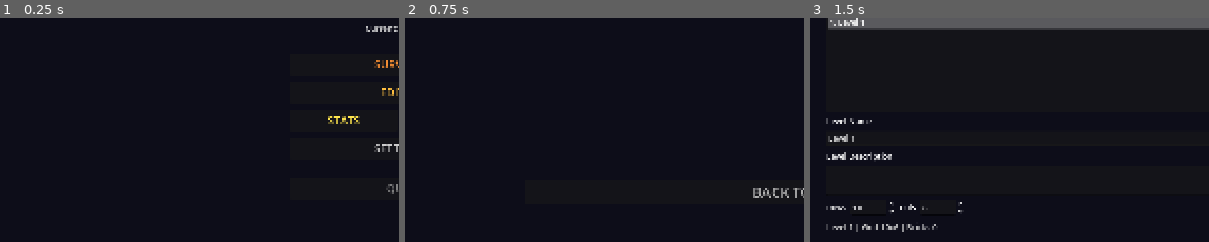
Above: before the commit, frames 1-3 (left to right).
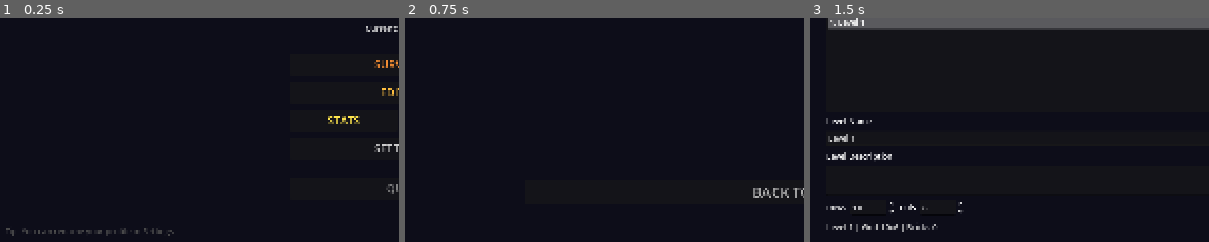
Above: after the commit, the same moments.

Repository: zepanv/zepball
Game: Godot game, scene res://scenes/ui/main_menu.tscn
The game is run twice, just before and just after one commit, with the same random seed, the same clock (stepped at 60 frames per second) and the same inputs.
Inputs:
- Up to frame 1 (0.25 s): no input
- Up to frame 2 (0.75 s): click "PLAY" at 0.5 s
- Up to frame 3 (1.5 s): click "+ CREATE NEW PACK" at 1.25 s
The pictures show only the part of the screen within x 0-50%, y 50-100%; the shares and areas given below are measured in that part.

The runs differ from the first frame. In frame 1, 0.3% of the frame differs, in the area x 1-44%, y 93-98%; in frame 2, nothing differs; in frame 3, nothing differs.

Commit message:
feat: show rename hint on main menu for default profile names
Display a bottom-left tip label prompting players to rename their
profile in Settings when it still has a default "Player N" name.

Co-Authored-By: Claude Sonnet 4.6 <noreply@anthropic.com>

Diff:
--- a/scenes/ui/main_menu.tscn
+++ b/scenes/ui/main_menu.tscn
@@ -192,6 +192,24 @@
 theme_override_colors/font_hover_color = Color(0.9, 0.3, 0.4, 1)
 theme_override_font_sizes/font_size = 22
 text = "QUIT"
+
+[node name="RenameHintLabel" type="Label" parent="."]
+layout_mode = 1
+anchors_preset = 2
+anchor_left = 0.0
+anchor_top = 1.0
+anchor_right = 0.0
+anchor_bottom = 1.0
+offset_left = 10.0
+offset_top = -30.0
+offset_right = 420.0
+offset_bottom = -10.0
+grow_horizontal = 1
+grow_vertical = 0
+theme_override_colors/font_color = Color(0.3, 0.3, 0.3, 1)
+theme_override_font_sizes/font_size = 16
+text = "Tip: You can rename your profile in Settings"
+visible = false
 
 [node name="VersionContainer" type="HBoxContainer" parent="."]
 layout_mode = 1
--- a/scripts/ui/main_menu.gd
+++ b/scripts/ui/main_menu.gd
@@ -16,6 +16,7 @@
 @onready var update_button = $VersionContainer/UpdateButton
 @onready var new_profile_dialog = $NewProfileDialog
 @onready var profile_name_input = $NewProfileDialog/VBoxContainer/ProfileNameInput
+@onready var rename_hint_label = $RenameHintLabel
 
 var _update_http: HTTPRequest
 var _pending_update_url: String = ""
@@ -83,6 +84,14 @@
 		i += 1
 
 	profile_dropdown.selected = select_index
+	_update_rename_hint()
+
+func _update_rename_hint():
+	"""Show rename hint when the active profile still has a default 'Player N' name"""
+	var current_name = SaveManager.get_current_profile_name()
+	var regex = RegEx.new()
+	regex.compile("^Player \\d+$")
+	rename_hint_label.visible = regex.search(current_name) != null
 
 func _on_profile_dropdown_item_selected(index: int):
 	"""Handle profile selection from dropdown"""
